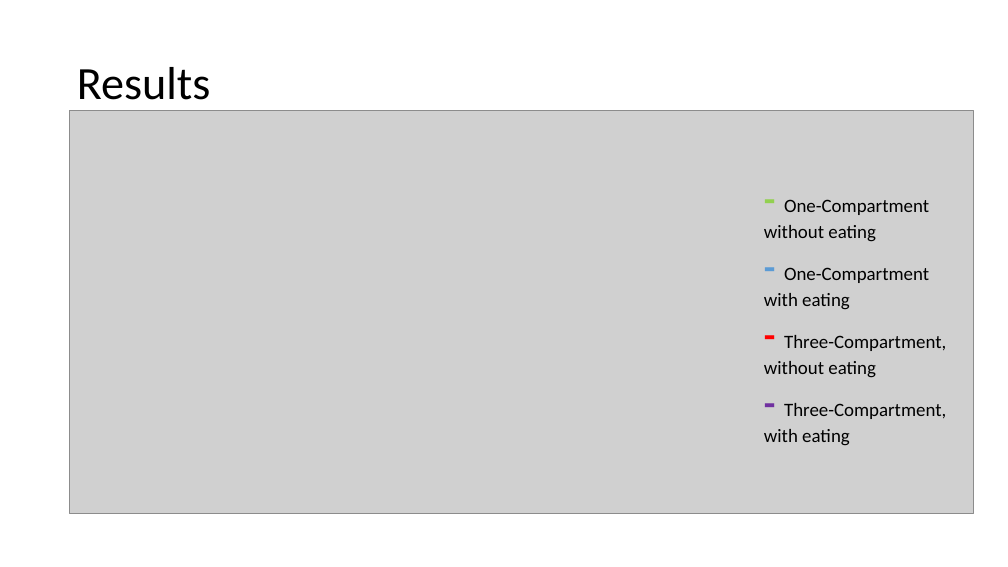
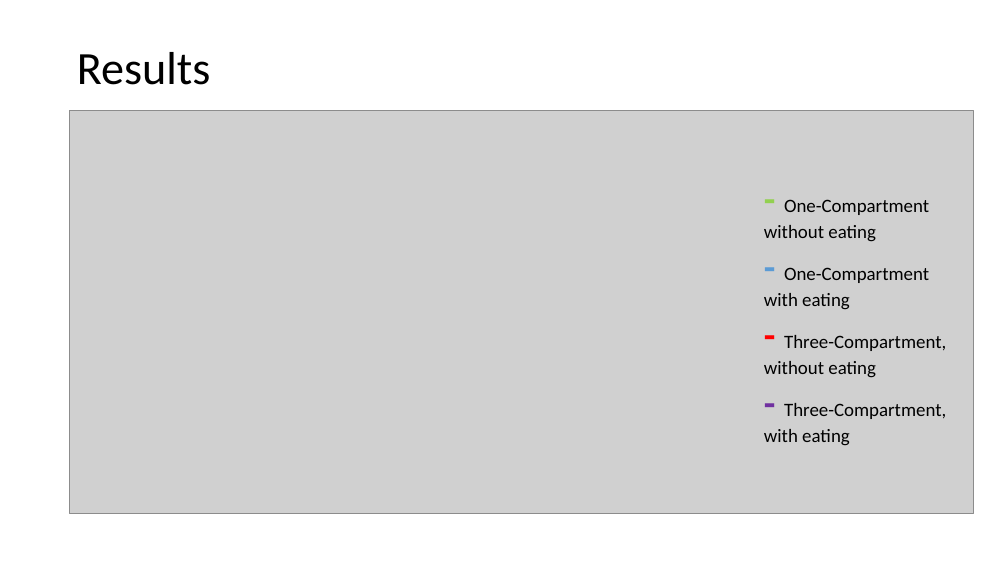
Before and after one commit to Utsav22G/bac_project, a slide deck: slide 4 of powerpoint.ppt.pptx. Drawn at 1008x567 pixels with LibreOffice and Linux fonts; fonts in the diff are those of the drawing; grey boxes stand for pictures. Boxes give left, top, right and bottom in pixels: in the first picture for what was removed or moved away, otherwise in the second. Text is boxed around its words. In the diff, an @@ line names an element or a change of style, - is before the commit and + after.

```diff
--- a/powerpoint.ppt.pptx
+++ b/powerpoint.ppt.pptx
@@ title "Results" rewrapped from [77,67,211,111] to [77,52,211,85] @@
```
Also in this commit, not shown: 1 other slide changed, 1 slide added.
